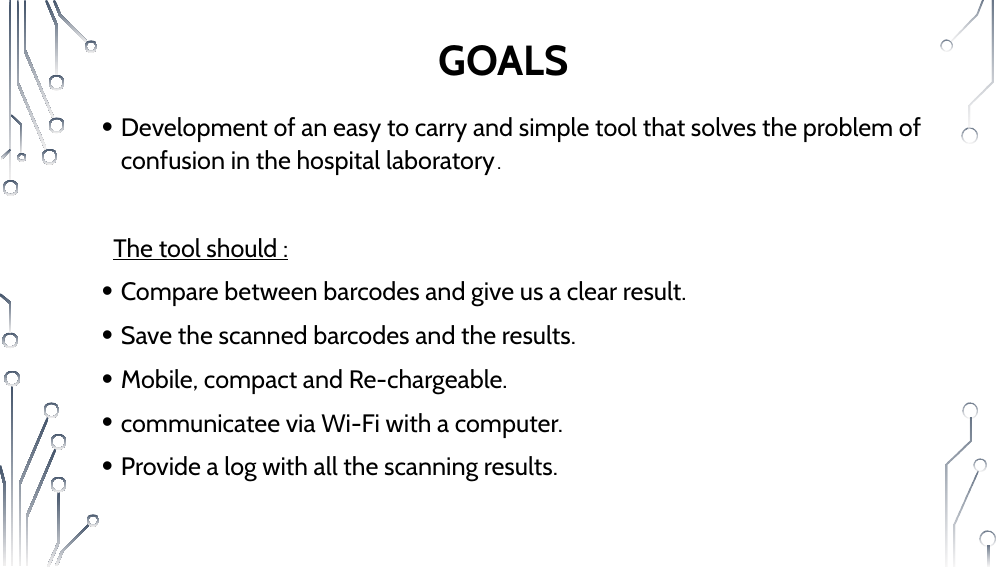
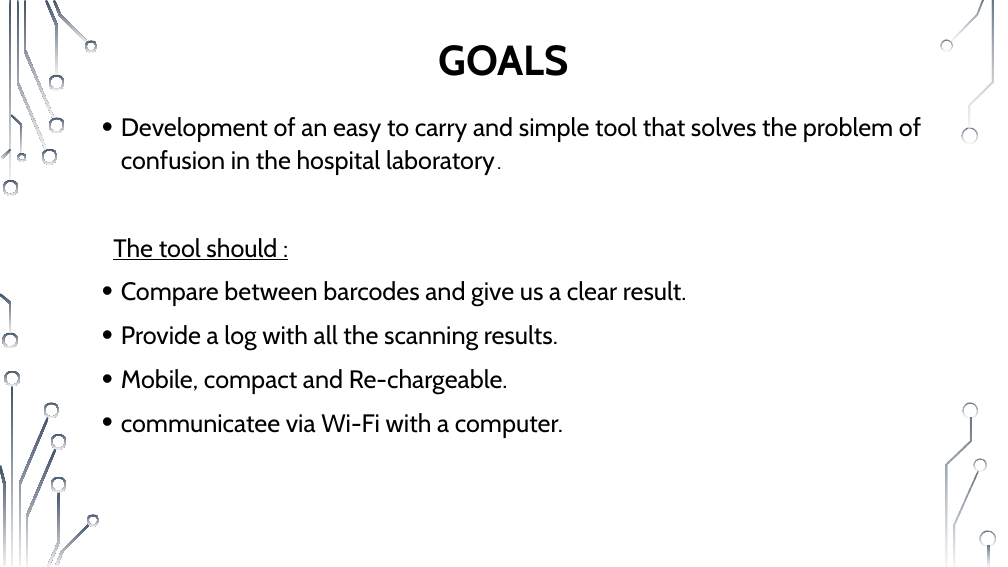
Before and after one commit to muhammad0bi/Technion_044167_E.E._project_A_IOT-Barcode_cheker, a slide deck: slide 3 of Presntations/Midterm presentation IOT Barcode checker 7681.pptx. Drawn at 1008x567 pixels with LibreOffice and Linux fonts; fonts in the diff are those of the drawing; background and template pictures are left out. Boxes give left, top, right and bottom in pixels: in the first picture for what was removed or moved away, otherwise in the second. Text is boxed around its words. In the diff, an @@ line names an element or a change of style, - is before the commit and + after.

```diff
--- a/Presntations/Midterm presentation IOT Barcode checker 7681.pptx
+++ b/Presntations/Midterm presentation IOT Barcode checker 7681.pptx
@@ text at bbox=[121, 325, 558, 350]: text changed @@
-• Save the scanned barcodes and the results.
+• Provide a log with all the scanning results.
@@ text at bbox=[121, 456, 558, 482]: paragraph removed @@
-• Provide a log with all the scanning results.
```
Also in this commit, not shown: 2 other slides changed, 1 slide added, 2 other files.
